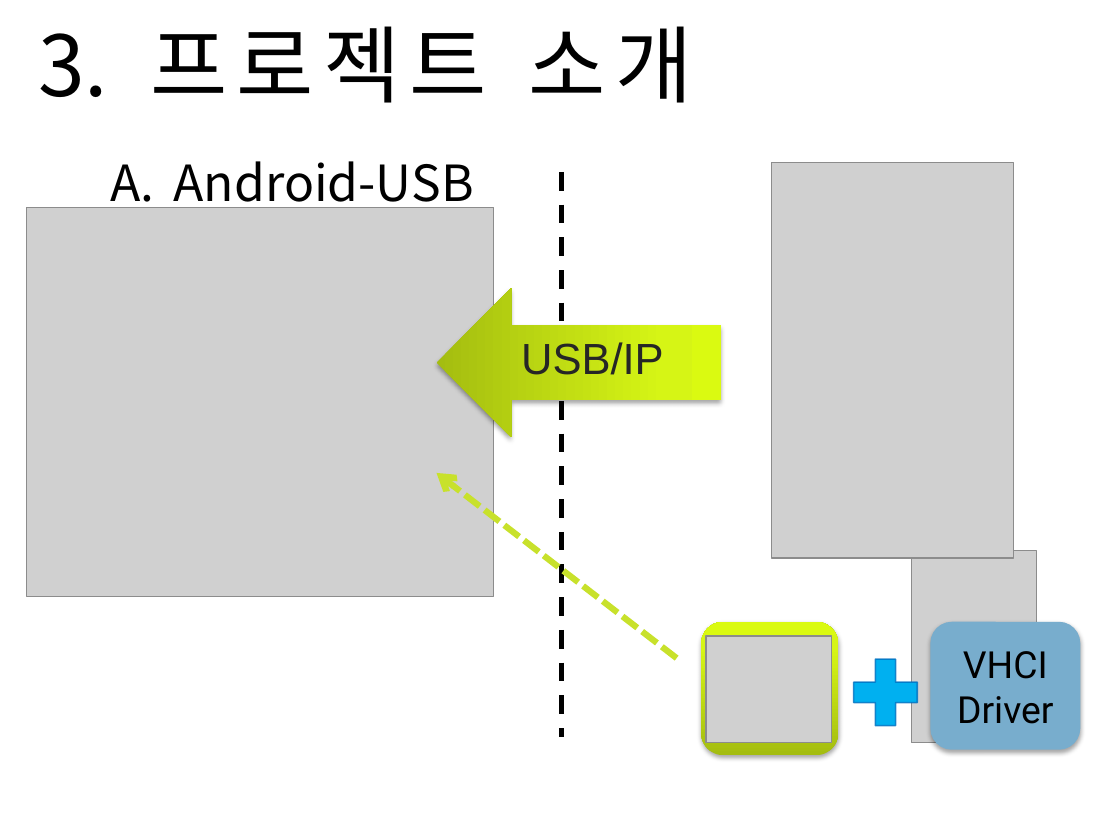
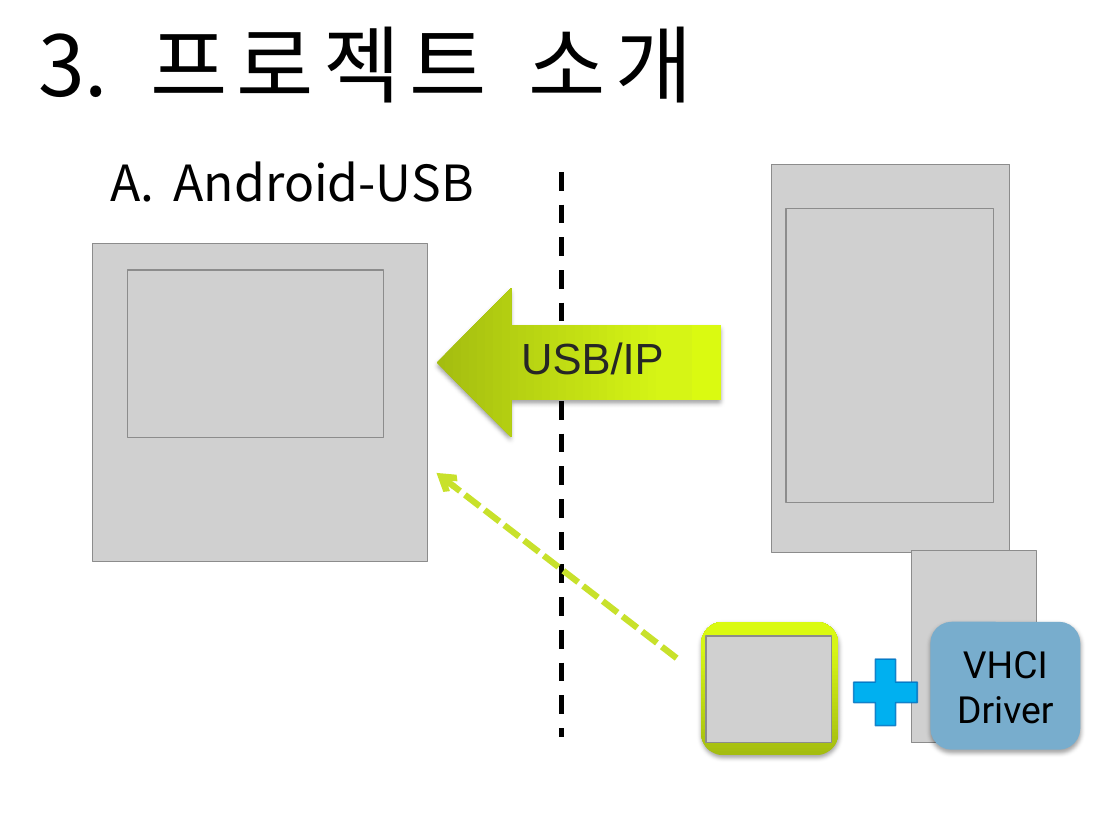
Before and after one commit to Sanghyun-Lee/Android-USB, a slide deck: slide 6 of Documents/presentation doc/Final Presentation/final-presentation.pptx (slide 7 before the commit). Drawn at 1120x840 pixels with LibreOffice and Linux fonts; fonts in the diff are those of the drawing; grey boxes stand for pictures; background and template pictures are left out. Boxes give left, top, right and bottom in pixels: in the first picture for what was removed or moved away, otherwise in the second. Text is boxed around its words. In the diff, an @@ line names an element or a change of style, - is before the commit and + after.

```diff
--- a/Documents/presentation doc/Final Presentation/final-presentation.pptx
+++ b/Documents/presentation doc/Final Presentation/final-presentation.pptx
@@ picture: place and size @@
-picture at bbox=[772, 162, 1014, 558]
+picture at bbox=[772, 165, 1010, 552]
@@ picture added at bbox=[786, 208, 993, 503] @@
@@ picture: place and size @@
-picture at bbox=[27, 207, 494, 597]
+picture at bbox=[93, 244, 428, 561]
@@ picture added at bbox=[128, 270, 383, 438] @@
```
Also in this commit, not shown: 6 other slides changed, 1 slide removed.
